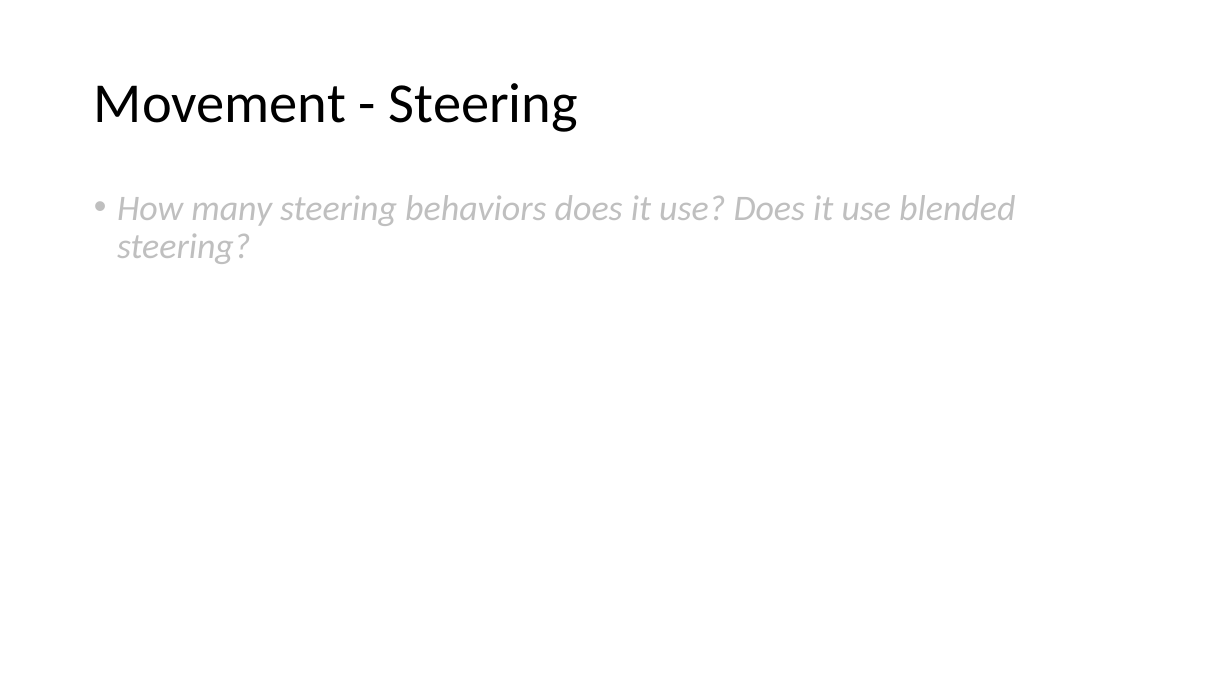
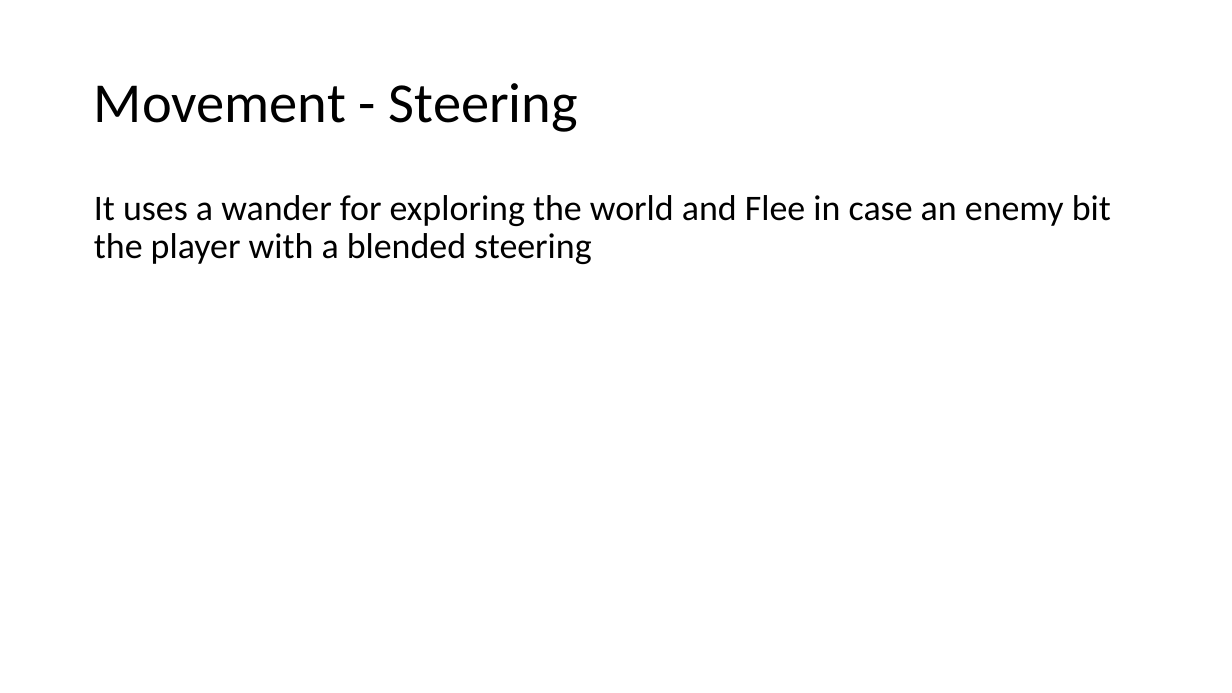
Before and after one commit to DAE-GD-2025-2026/gameai-zombie-deliewout, a slide deck: slide 5 of GPP_ZombieAI_DelieWout_2DAE19.pptx. Drawn at 1232x693 pixels with LibreOffice and Linux fonts; fonts in the diff are those of the drawing. Boxes give left, top, right and bottom in pixels: in the first picture for what was removed or moved away, otherwise in the second. Text is boxed around its words. In the diff, an @@ line names an element or a change of style, - is before the commit and + after.

```diff
--- a/GPP_ZombieAI_DelieWout_2DAE19.pptx
+++ b/GPP_ZombieAI_DelieWout_2DAE19.pptx
@@ text at box(94, 195, 1111, 264): text changed; text colour #BFBFBF to #000000; italic off @@
-• How many steering behaviors does it use? Does it use blended steering?
+It uses a wander for exploring the world and Flee in case an enemy bit the player with a blended steering
```
Also in this commit, not shown: 4 other slides changed.
